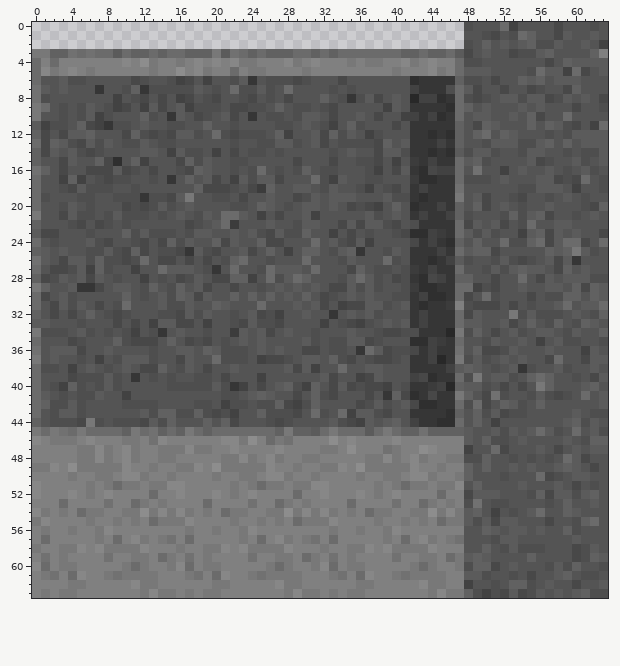
File history of a pixel-art sprite, main/resources/worlds/roof_tilesheet.png. The first picture shows the starting point.
The file is 64x64 pixels. Colours within 5 levels of each other are drawn and written as one.
The same view after the edit:
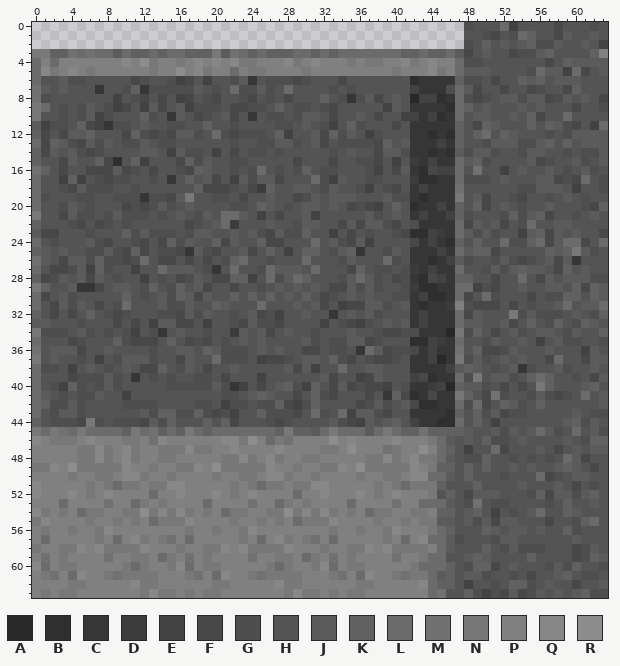
Palette (. is transparent): A #282828  B #2f2f2f  C #363636  D #3c3c3c  E #424242  F #484848  G #4e4e4e  H #545454  J #5b5b5b  K #616161  L #6b6b6b  M #717171  N #787878  P #808080  Q #878787  R #8d8d8d
Author's note on the commit: Added a shadow to help see buildings
Diff:
@@ x 42..49 @@
 45 KMKKKKJH
-46 PPPPPPJH
-47 PRQPPPEH
-48 QNPPNNGG
-49 QPPNPPKH
-50 QQNPPNKH
-51 NNPNNQHK
-52 PPPLPPFJ
-53 PLNPNPGM
-54 NNRNQNJK
-55 PNPLNNJG
-56 PPPPPPHH
-57 PQNPNMHH
-58 NNQPPPHH
-59 PNNPLNJK
-60 NLNPPNGK
-61 NNNNPPJJ
-62 PQNNPPEH
-63 PPNQNNKG
+46 PPNLJHJH
+47 PRPLKHEH
+48 QNNLJHGG
+49 QPNKKHKH
+50 QQLLJHKH
+51 NNNKHHHK
+52 PPNHKHFJ
+53 PLLLJHGM
+54 NNPKKHJK
+55 PNNJJHJG
+56 PPNLKHHH
+57 PQLLJGHH
+58 NNPLJHHH
+59 PNLLHHJK
+60 NLLLKHGK
+61 NNLJKHJJ
+62 PQLKKHEH
+63 PPLMHHKG
Where, in picture pixels (left, top, right, bottom), the same in both pictures:
changed: (428, 436, 464, 598)
